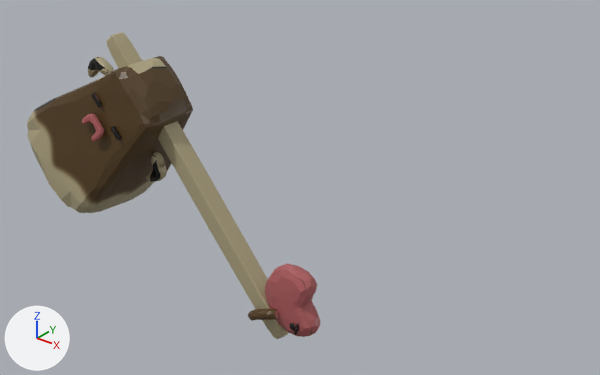
Two versions of the OBJ model Resources/3d/Pestle/Pestle.obj, one commit apart.
Rendered twice from a camera (50 mm lens) standing at (6.77, -7.81, 7.02) and looking at (0.18, 0.42, 1.91). Arrows for +X, +Y and +Z are at lower left; the lights stay in place. Where no turn or scale is listed for an object, it has been applied to the vertices.
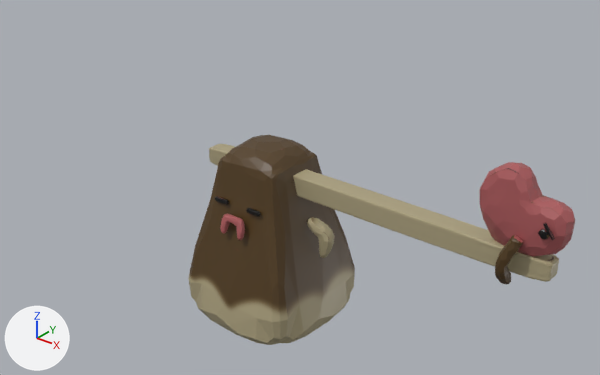
Patch to the scene script:
```diff
--- a/Resources/3d/Pestle/Pestle.obj.py
+++ b/Resources/3d/Pestle/Pestle.obj.py
@@ me_cube @@
 # used by ob_cube; location = (0.0, 0.0, 0.0)
-me_cube.from_pydata(...)  # 1959 vertices, 1920 faces; spans x -4.55..0.85, y -1.01..0.96, z -0.41..3.68
+me_cube.from_pydata(...)  # 1959 vertices, 1920 faces; spans x -1.07..4.21, y -1.01..0.96, z 0.01..3.38
+# me_cube part 1: the loose piece of 86 vertices spanning x -2.87..-2.69, y -0.68..-0.62, z 2.75..2.95 is turned -50.3 degrees about the y axis through its middle, then moved by (3.04, 0.0, -0.86)
+# me_cube part 2: the loose piece of 86 vertices spanning x -2.53..-2.12, y -0.14..0.05, z 1.41..1.95 is turned -50.3 degrees about the y axis through its middle, then moved by (3.21, 0.0, -0.1)
+# me_cube part 3: the loose piece of 230 vertices spanning x -0.12..0.85, y -0.2..0.15, z -0.2..0.93 is turned -50.3 degrees about the y axis through its middle, then moved by (3.25, 0.0, 2.44)
+# me_cube part 4: the loose piece of 158 vertices spanning x -0.31..0.3, y -0.36..-0.1, z -0.18..0.23 is turned -50.3 degrees about the y axis through its middle, then moved by (3.64, 0.0, 2.28)
+# me_cube part 5: the loose piece of 38 vertices spanning x 0.49..0.6, y -0.23..-0.17, z -0.01..0.11 is turned -50.3 degrees about the y axis through its middle, then moved by (3.43, 0.0, 2.69)
+# me_cube part 6: the loose piece of 86 vertices spanning x 0.58..0.66, y -0.22..-0.19, z -0.05..0.14 is turned -50.3 degrees about the y axis through its middle, then moved by (3.4, 0.0, 2.75)
+# me_cube part 7: a new loose piece of 326 vertices spanning x -0.95..1.02, y -1.01..0.96, z 0.01..2.7, in mat_material (picture img_pestle_png)
+# me_cube part 8: a new loose piece of 326 vertices spanning x -1.07..4.07, y -0.15..0.14, z 2.11..2.4, in mat_material (picture img_pestle_png)
+# me_cube part 9: a new loose piece of 134 vertices spanning x -0.2..0.19, y -0.83..-0.7, z 1.59..1.88, in mat_material (picture img_pestle_png)
+# me_cube part 10: a new loose piece of 86 vertices spanning x -0.42..-0.19, y -0.68..-0.62, z 1.94..2.01, in mat_material (picture img_pestle_png)
+# me_cube part 11: the loose piece of 326 vertices spanning x -4.55..-1.85, y -1.01..0.96, z 0.72..3.35 is deleted
+# me_cube part 12: the loose piece of 134 vertices spanning x -2.99..-2.58, y -0.83..-0.7, z 2.24..2.66 is deleted
+# me_cube part 13: the loose piece of 86 vertices spanning x -2.5..-2.32, y -0.68..-0.62, z 2.32..2.51 is deleted
+# me_cube part 14: the loose piece of 86 vertices spanning x -3.74..-3.17, y -0.11..0.08, z 2.85..3.21 is deleted
+# me_cube part 15: 326 vertices removed from x -3.12..0.31, y -0.15..0.14, z -0.41..3.68
 me_cube.materials.append(mat_material)
```

Changed parts and their boxes (x1, y1, x2, y2) in the pictures (600 x 375 px; the box of a moved part takes in the faces that stretch with it):
'Cube', reshaped (32% wider, 31% shorter): before (27, 32, 321, 339); after (188, 135, 575, 345)
part 1 of me_cube, moved or reshaped: before (92, 93, 102, 107); after (246, 208, 261, 216)
part 2 of me_cube, moved or reshaped: before (146, 152, 167, 182); after (307, 217, 335, 258)
part 3 of me_cube, moved or reshaped: before (265, 264, 321, 337); after (480, 162, 575, 256)
part 4 of me_cube, moved or reshaped: before (248, 309, 279, 321); after (495, 235, 523, 285)
part 5 of me_cube, moved or reshaped: before (290, 323, 296, 331); after (538, 229, 549, 240)
part 6 of me_cube, moved or reshaped: before (294, 324, 299, 335); after (543, 223, 555, 240)
part 7 of me_cube, added (brown): after (188, 135, 355, 345)
part 8 of me_cube, added (beige): after (209, 144, 559, 282)
part 9 of me_cube, added: after (220, 213, 245, 240)
part 10 of me_cube, added: after (215, 196, 229, 205)
part 11 of me_cube, deleted (brown): before (27, 56, 193, 213)
part 12 of me_cube, deleted: before (82, 114, 104, 141)
part 13 of me_cube, deleted: before (111, 126, 121, 140)
part 14 of me_cube, deleted: before (88, 57, 114, 77)
part 15 of me_cube, deleted (yellow): before (106, 32, 288, 339)
